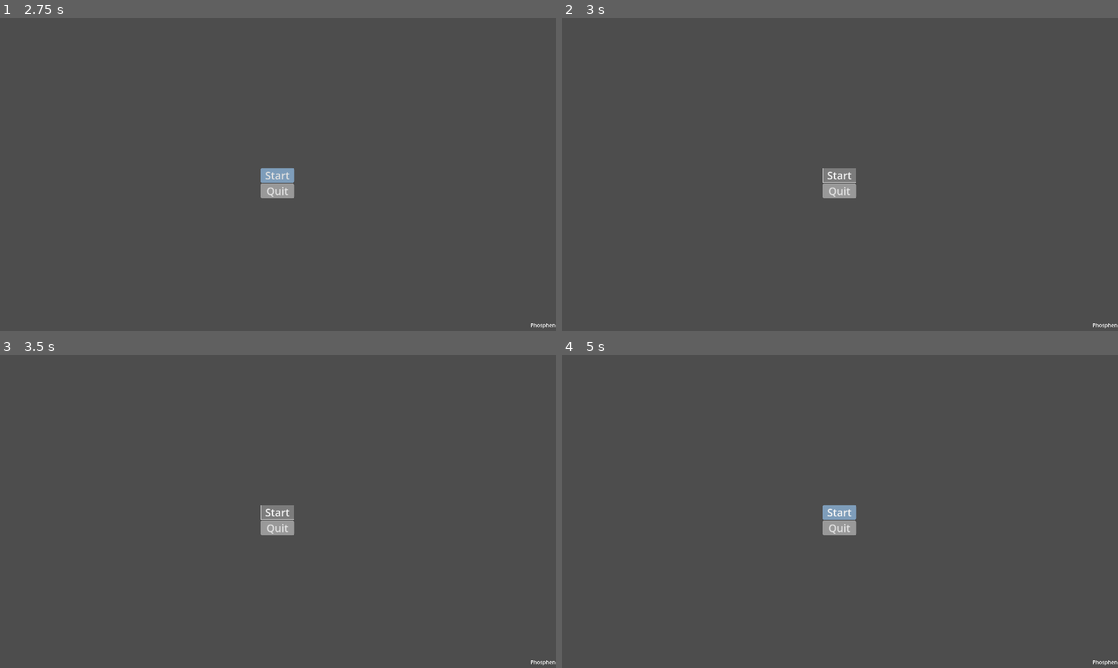
Above: before the commit, frames 1-4 (two rows, left to right).
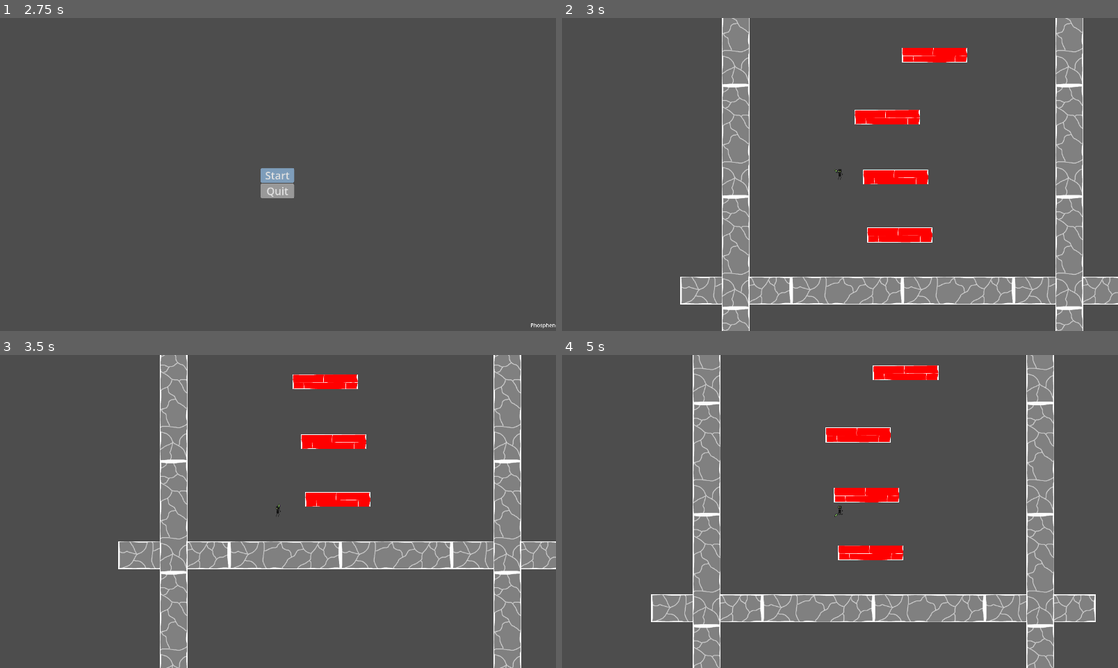
Above: after the commit, the same moments.

Repository: Phosphen/slide
Game: Godot game, scene res://Scenes/Levels/splash_screen.tscn
Two runs of this game, one before a commit and one after it. Both use one fixed random seed, a clock stepped at 60 frames per second and the inputs below.
Inputs (mouse positions are in pixels of both pictures, inside the frame that each line leads up to):
- Up to frame 1 (2.75 s): tap Enter (ui_accept) at 0.5, 1.25, 2 s; move the mouse to (400, 158) at 0.52 s; hold Right (move_right) 0.53-2.03 s; tap Up (jump) at 0.77, 1.52 s; move the mouse to (166, 190) at 1.27 s; move the mouse to (333, 105) at 2.02 s; hold Left (move_left) from 2.03 s (still down)
- Up to frame 2 (3 s): release Left (move_left) at 2.75 s; click "Start" at 2.75 s
- Up to frame 3 (3.5 s): no input
- Up to frame 4 (5 s): click (840, 511) at 3.5 s, where only the run before the commit has a clickable "Start"; tap Enter (ui_accept) at 4.25 s; move the mouse to (812, 574) at 4.27 s; hold Right (move_right) from 4.28 s (still down); tap Up (jump) at 4.52 s

Frame 1 is identical in both runs. In frame 2, 19% of the frame differs, in the area x 21-100%, y 0-100%; in frame 3, 18%; in frame 4, 19%, in the area x 16-100%, y 0-100%.

Commit message:
run main scene from level gen from main menu scene

Diff:
--- a/Scripts/Levels/main_menu.gd
+++ b/Scripts/Levels/main_menu.gd
@@ -24,7 +24,7 @@
 func _on_start_button_up():
 	AudioManager.play_sound(AudioManager.MENU_CLICK)
 	DisplayServer.cursor_set_custom_image(CROSSHAIR, DisplayServer.CURSOR_ARROW, CROSSHAIR_OFFSET)
-	get_tree().change_scene_to_file("res://Scenes/Levels/prototype.tscn")
+	get_tree().change_scene_to_file("res://LevelGen/main.tscn")
 
 func _on_quit_button_up():
 	AudioManager.play_sound(AudioManager.MENU_CLICK)
